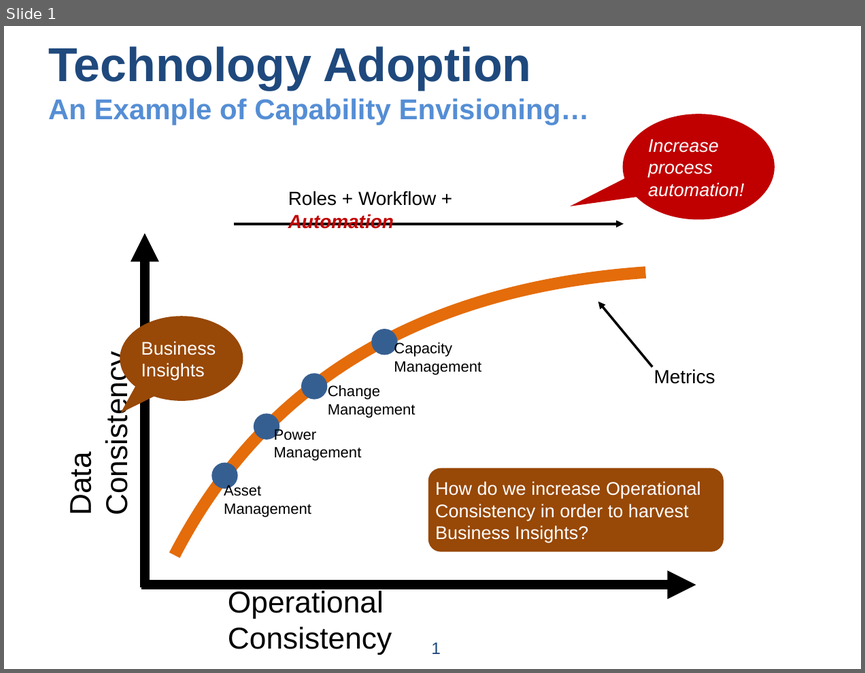
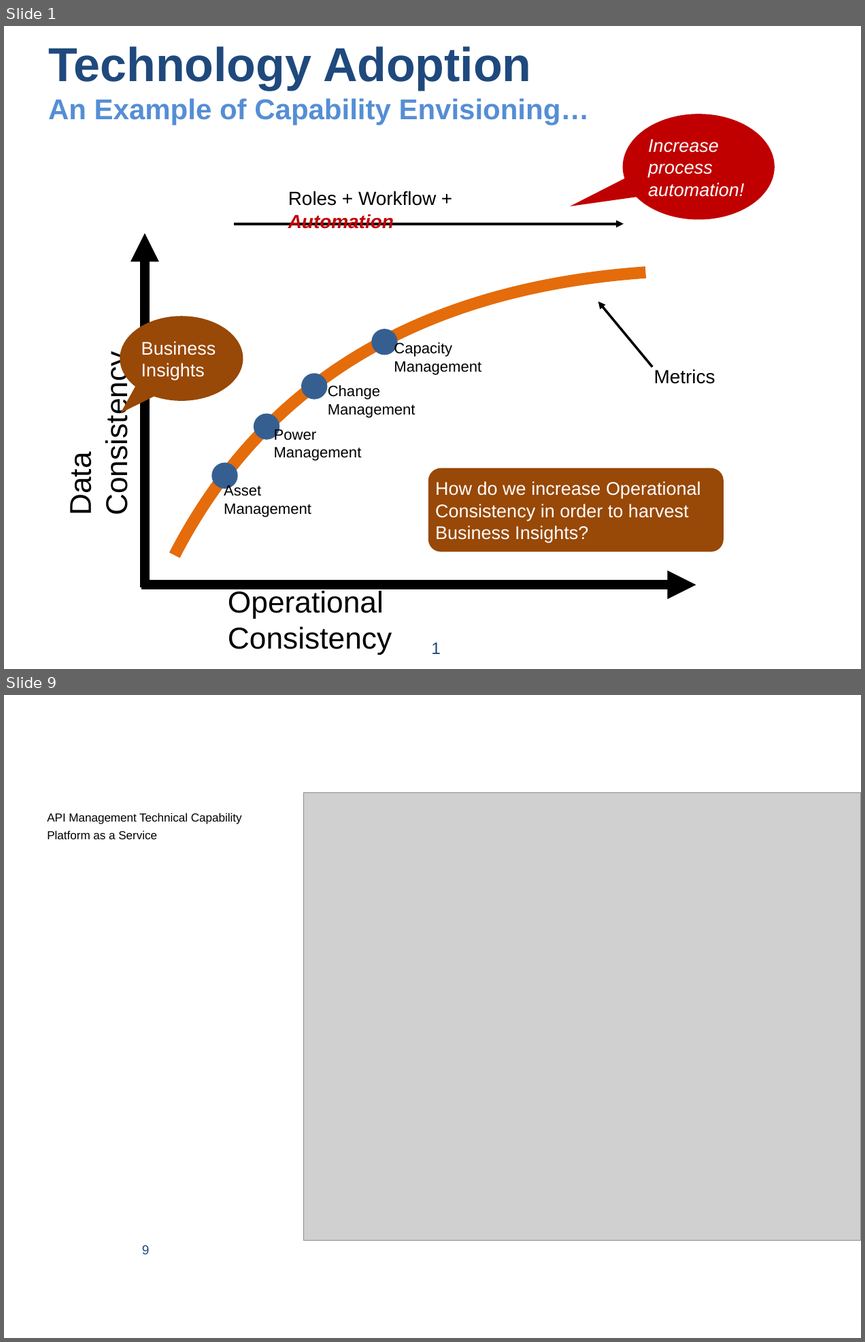
Before and after one commit to UsefulEngines/DcimTechnologyAdoption, a slide deck: RolesWorkflowAutomation.pptx. Shown one above the other, each under a label of ours: slide 1 before the commit, slides 1 and 9 after it; the slides between them are not shown. The pictures are 865x673 and 865x1342 pixels, drawn with LibreOffice and Linux fonts; fonts in the diff are those of the drawing; grey boxes stand for pictures; background and template pictures are left out. Boxes give left, top, right and bottom in pixels: in the first picture for what was removed or moved away, otherwise in the second. Text is boxed around its words. In the diff, an @@ line names an element or a change of style, - is before the commit and + after.

```diff
--- a/RolesWorkflowAutomation.pptx
+++ b/RolesWorkflowAutomation.pptx
@@ slide 9 added at (4,695,861,1338), background #FFFFFF @@
@@ picture added at (304,793,861,1240) @@
@@ text added at (47,813,242,839), 9.8 pt, text #000000 @@
+API Management Technical Capability
+Platform as a Service
@@ page number added at (142,1244,150,1254), 10.8 pt, text #1F497D @@
+9
```
Also in this commit, not shown: 7 other slides added.
